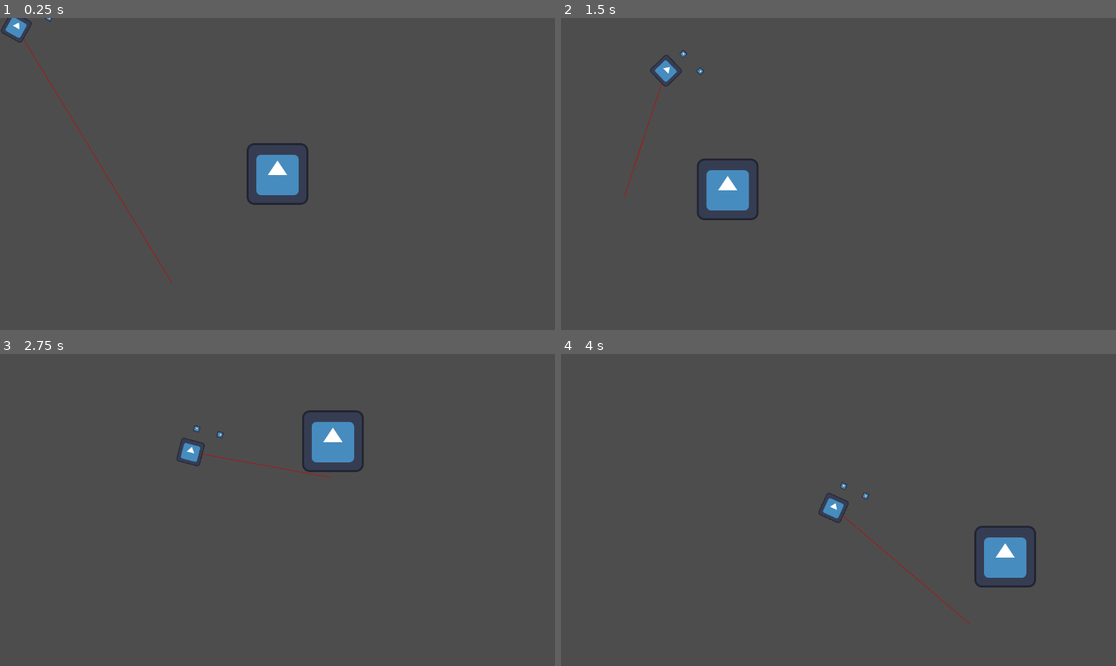
Above: before the commit, frames 1-4 (two rows, left to right).
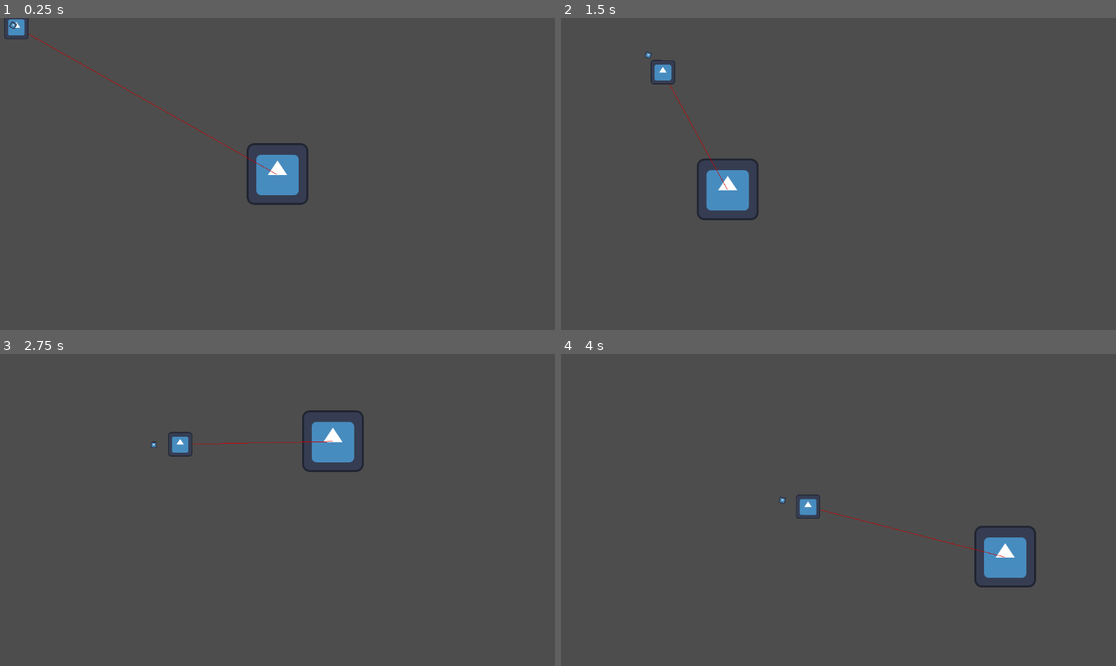
Above: after the commit, the same moments.

Repository: iris-nkhn/Mini-Jam-208
Game: Godot game, scene res://scenes/root.tscn
The game is run twice, just before and just after one commit, with the same random seed, the same clock (stepped at 60 frames per second) and the same inputs. The engine's default icon, where the game draws it, is replaced by a stand-in: a white triangle on a blue panel in a dark square.
Inputs (mouse positions are in pixels of both pictures, inside the frame that each line leads up to):
- Up to frame 1 (0.25 s): no input
- Up to frame 2 (1.5 s): move the mouse to (960, 158) at 0.52 s; move the mouse to (727, 189) at 1.27 s
- Up to frame 3 (2.75 s): move the mouse to (333, 441) at 2.02 s
- Up to frame 4 (4 s): move the mouse to (810, 572) at 2.77 s; move the mouse to (1005, 556) at 3.52 s

The runs differ from the first frame. In frame 1, 0.4% of the frame differs, in the area x 0-50%, y 0-86%; in frame 2, 0.3%; in frame 3, 0.5%; in frame 4, 0.6%, in the area x 39-81%, y 40-87%.

Commit message:
basic snake-like movement

Diff:
--- a/scenes/follower/follower_1.tscn
+++ b/scenes/follower/follower_1.tscn
@@ -1,23 +1,9 @@
 [gd_scene format=3 uid="uid://c3a7ai6m6vb70"]
 
-[ext_resource type="PackedScene" uid="uid://7mgckfxweudl" path="res://scenes/leader/body_segment.tscn" id="2_846ri"]
 [ext_resource type="Texture2D" uid="uid://bfkdovg11bbud" path="res://icon.svg" id="3_bhxwe"]
 
-[sub_resource type="PhysicsMaterial" id="PhysicsMaterial_b5sj2"]
-
-[sub_resource type="CircleShape2D" id="CircleShape2D_bhxwe"]
-
-[node name="Follower1" type="RigidBody2D" unique_id=1760970241]
-scale = Vector2(1, 1.0097481)
-physics_material_override = SubResource("PhysicsMaterial_b5sj2")
-
-[node name="CollisionShape2D" type="CollisionShape2D" parent="." unique_id=1651949847]
-shape = SubResource("CircleShape2D_bhxwe")
+[node name="Follower1" type="PathFollow2D" unique_id=491673986]
 
 [node name="Sprite2D" type="Sprite2D" parent="." unique_id=1435422461]
 scale = Vector2(0.1, 0.1)
 texture = ExtResource("3_bhxwe")
-
-[node name="BodySegment" parent="." unique_id=1458478297 instance=ExtResource("2_846ri")]
-rotation = 1.5660423
-scale = Vector2(0.99999994, 0.99999994)
--- a/scenes/leader/body.gd
+++ b/scenes/leader/body.gd
@@ -1,21 +1,34 @@
 extends CharacterBody2D
 
+#esto es un global coords
 var goal : Vector2
 var speed: float = 10000
-var segments = 10
-var tail : BodySegment
+var segments = 2
+var tail : PathFollow2D
 var debug_color : Color = Color(0.808, 0.0, 0.0, 1.0)
+var path : Curve2D = Curve2D.new()
 # Called when the node enters the scene tree for the first time.
 func _ready() -> void:
-	tail = $BodySegment.new_segment()
+	path.add_point(position)
 
-	tail.next_segment(segments-1)
+	$Path2D.set_curve(path)
+	if segments > 1:
+		tail = new_segment()
+		$Path2D.add_child(tail)
+
+	if segments > 2:
+		tail.next_segment(segments-1)
 	pass # Replace with function body.
 
 
 # Called every frame. 'delta' is the elapsed time since the previous frame.
 func _process(delta: float) -> void:
+	path.add_point(position)
+	if path.point_count > 100:
+		path.remove_point(0)
+	tail.set_progress_ratio(0.80)
 	queue_redraw()
+
 	pass
 
 func _draw() -> void:
@@ -25,11 +38,20 @@
 func _physics_process(delta: float) -> void:
 	var distance = global_position.distance_to(goal)
 	var max_speed = (distance / delta)
-	velocity = goal.normalized() * min(speed,max_speed) * delta
+	velocity = goal_local().normalized() * min(speed,max_speed) * delta
 	move_and_slide()
-	rotation = rotate_toward(rotation,goal.angle(),5)
+	#rotation = rotate_toward(rotation,goal.angle(),5)
 
 	pass
 
 func set_goal(_goal_global: Vector2) -> void:
 	goal = (_goal_global)
+
+func goal_local() -> Vector2:
+	return to_local(goal)
+
+func new_segment() -> Node2D:
+	var scene = load("res://scenes/follower/follower_1.tscn")
+	scene = scene.instantiate()
+
+	return scene
--- a/scenes/leader/body_segment.gd
+++ b/scenes/leader/body_segment.gd
@@ -2,11 +2,10 @@
 
 var head : BodySegment
 var tail : BodySegment
-@onready var pin = $PinJoint2D
 
 # Called when the node enters the scene tree for the first time.
 func _ready() -> void:
-	pin.node_a = self.get_path()
+	position = Vector2.ZERO
 	pass # Replace with function body.
 
 
@@ -16,14 +15,13 @@
 
 func next_segment(remaining_segments: int) -> void:
 	tail = new_segment()
-	if remaining_segments < 0:
-		tail.next_segment(remaining_segments-1)
+	var r = remaining_segments - 1
+	if r > 0:
+		tail.next_segment(r)
 
 
-func new_segment() -> BodySegment:
+func new_segment() -> Node2D:
 	var scene = load("res://scenes/follower/follower_1.tscn")
 	scene = scene.instantiate()
-	add_child(scene)
-	scene.position = Vector2(0, -50)
-	pin.node_b = scene.get_path()
-	return scene.get_node("./BodySegment")
+
+	return scene
--- a/scenes/leader/body_segment.tscn
+++ b/scenes/leader/body_segment.tscn
@@ -2,8 +2,5 @@
 
 [ext_resource type="Script" uid="uid://djel5lydbe3nc" path="res://scenes/leader/body_segment.gd" id="1_bj2xa"]
 
-[node name="BodySegment" type="Node2D" unique_id=1458478297]
+[node name="BodySegment" type="PathFollow2D" unique_id=1034836642]
 script = ExtResource("1_bj2xa")
-
-[node name="PinJoint2D" type="DampedSpringJoint2D" parent="." unique_id=404812886]
-rest_length = 25.0
--- a/scenes/leader/leader.tscn
+++ b/scenes/leader/leader.tscn
@@ -1,19 +1,21 @@
 [gd_scene format=3 uid="uid://c4noyvt4p4kvi"]
 
 [ext_resource type="Script" uid="uid://b2pl8h283faou" path="res://scenes/leader/body.gd" id="1_mnww2"]
-[ext_resource type="PackedScene" uid="uid://7mgckfxweudl" path="res://scenes/leader/body_segment.tscn" id="4_jbwig"]
 [ext_resource type="Script" uid="uid://rt3fp5d33kgr" path="res://scenes/leader/mouse_follower.gd" id="4_mnww2"]
 [ext_resource type="Texture2D" uid="uid://bfkdovg11bbud" path="res://icon.svg" id="4_td0t5"]
 
 [sub_resource type="CircleShape2D" id="CircleShape2D_jbwig"]
 
+[sub_resource type="Curve2D" id="Curve2D_mnww2"]
+
 [node name="Leader" type="CharacterBody2D" unique_id=1288376457]
+rotation = 0.002458863
+collision_layer = 0
+collision_mask = 0
 script = ExtResource("1_mnww2")
 
 [node name="MouseFollower" type="Node2D" parent="." unique_id=1277465623]
 script = ExtResource("4_mnww2")
-
-[node name="BodySegment" parent="." unique_id=1458478297 instance=ExtResource("4_jbwig")]
 
 [node name="CollisionShape2D" type="CollisionShape2D" parent="." unique_id=168550786]
 shape = SubResource("CircleShape2D_jbwig")
@@ -21,3 +23,7 @@
 [node name="Sprite2D" type="Sprite2D" parent="." unique_id=1054227989]
 scale = Vector2(0.3932153, 0.3932153)
 texture = ExtResource("4_td0t5")
+
+[node name="Path2D" type="Path2D" parent="." unique_id=1570845562]
+top_level = true
+curve = SubResource("Curve2D_mnww2")
